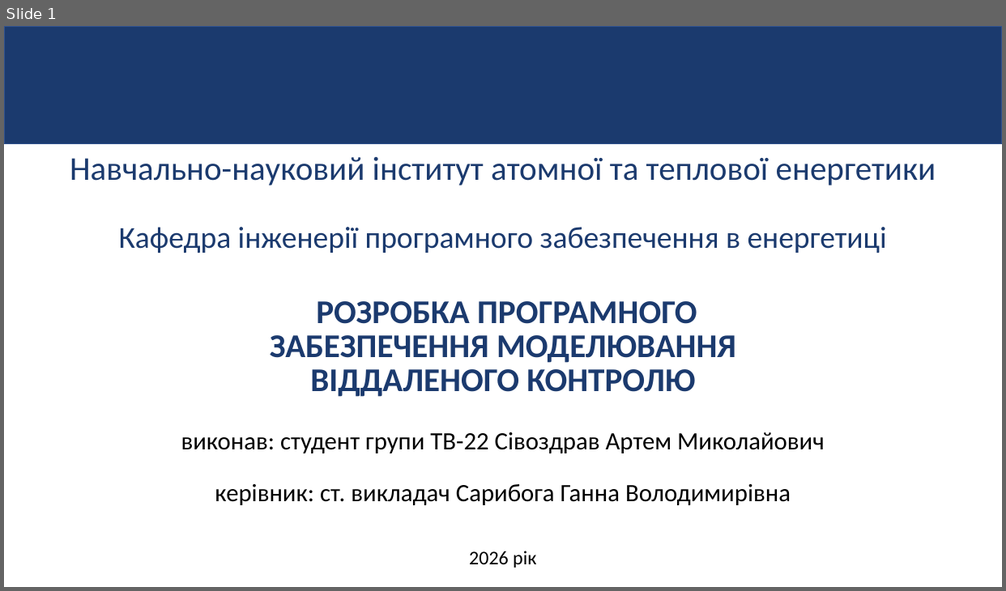
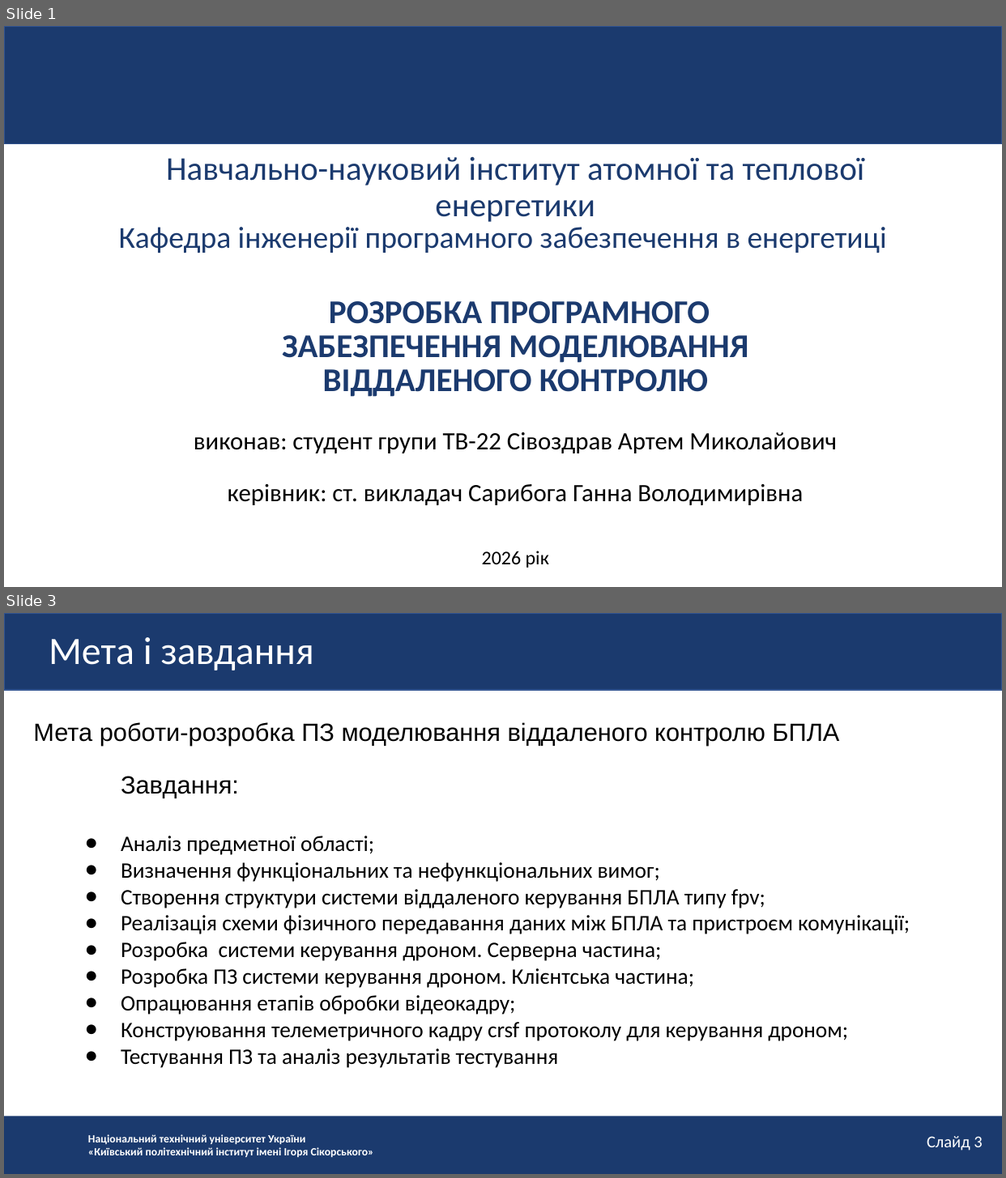
Before and after one commit to ArtemSivozdraw/diplom, a slide deck: Презентація на захист ПП Сівоздрав.pptx. Shown one above the other, each under a label of ours: slide 1 before the commit, slides 1 and 3 after it; the slides between them are not shown. The pictures are 1006x591 and 1006x1178 pixels, drawn with LibreOffice and Linux fonts; fonts in the diff are those of the drawing; background and template pictures are left out. Boxes give left, top, right and bottom in pixels: in the first picture for what was removed or moved away, otherwise in the second. Text is boxed around its words. In the diff, an @@ line names an element or a change of style, - is before the commit and + after.

```diff
--- a/Презентація на захист ПП Сівоздрав.pptx
+++ b/Презентація на захист ПП Сівоздрав.pptx
@@ slide 3 added at box(4, 613, 1002, 1174), background #FFFFFF @@
@@ rectangle added at box(4, 613, 1002, 690), fill #1B3A6E, outline #325490 1 pt @@
@@ text added at box(49, 637, 314, 671), 28 pt, text #FFFFFF @@
+Мета і завдання
@@ text added at box(33, 722, 839, 745), 18 pt, text #000000 @@
+Мета роботи-розробка ПЗ моделювання віддаленого контролю БПЛА
@@ text added at box(121, 776, 910, 1068), 16 pt, text #000000 @@
+Завдання:
+● Аналіз предметної області;
+● Визначення функціональних та нефункціональних вимог;
+● Створення структури системи віддаленого керування БПЛА типу fpv;
+● Реалізація схеми фізичного передавання даних між БПЛА та пристроєм комунікації;
+● Розробка системи керування дроном. Серверна частина;
+● Розробка ПЗ системи керування дроном. Клієнтська частина;
+● Опрацювання етапів обробки відеокадру;
+● Конструювання телеметричного кадру сrsf протоколу для керування дроном;
+● Тестування ПЗ та аналіз результатів тестування
@@ rectangle added at box(4, 1116, 1002, 1174), fill #1B3A6E @@
@@ text added at box(88, 1135, 374, 1157), 8 pt, text #FFFFFF, bold @@
+Національний технічний університет України
+«Київський політехнічний інститут імені Ігоря Сікорського»
@@ text added at box(927, 1136, 982, 1151), 12 pt, text #FFFFFF @@
+Слайд 3
@@ slide 1 changed as well @@
@@ less space between paragraphs in 6 elements at box(194, 433, 837, 454), box(228, 484, 803, 506), box(282, 301, 748, 397), box(482, 551, 549, 568), box(166, 156, 865, 222), box(119, 227, 887, 253) @@
```
Also in this commit, not shown: 1 other slide changed, 13 other slides added, 8 slides removed.
